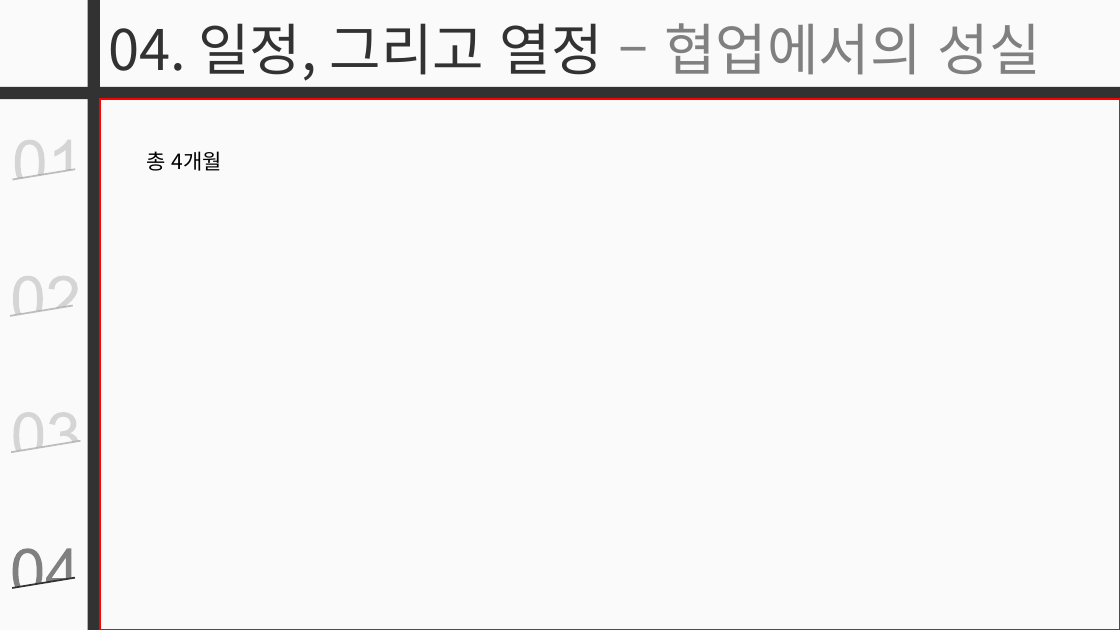
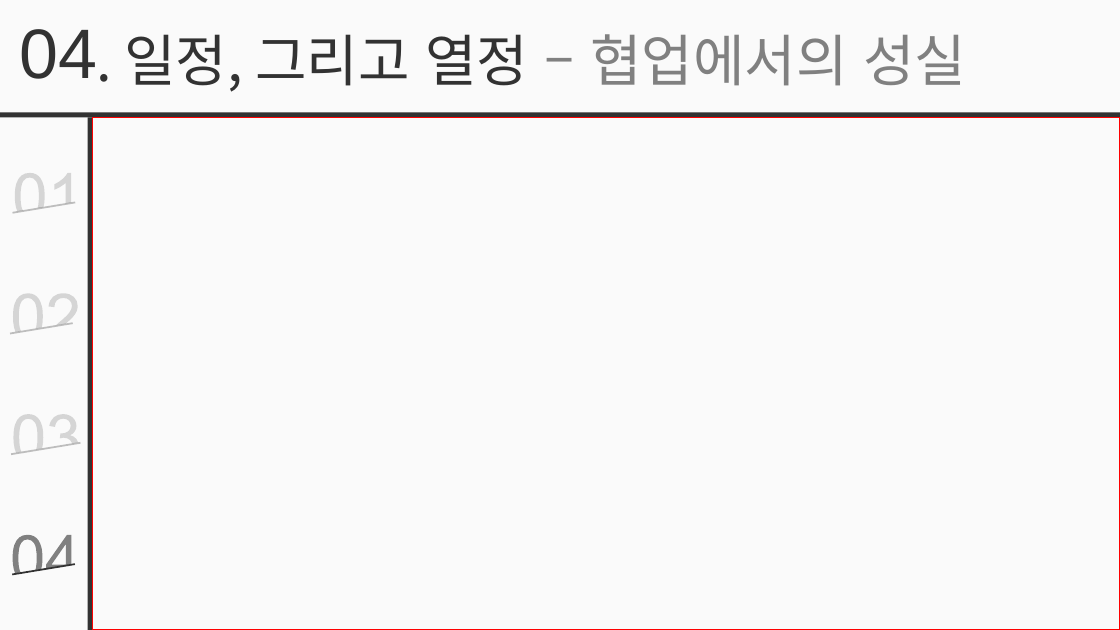
Before and after one commit to simplex3510/GeoStrike, a slide deck: slide 11 of 포트폴리오.pptx (slide 7 before the commit). Drawn at 1120x630 pixels with LibreOffice and Linux fonts; fonts in the diff are those of the drawing. Boxes give left, top, right and bottom in pixels: in the first picture for what was removed or moved away, otherwise in the second. Text is boxed around its words. In the diff, an @@ line names an element or a change of style, - is before the commit and + after.

```diff
--- a/포트폴리오.pptx
+++ b/포트폴리오.pptx
@@ text added at (19,29,97,79), 60 pt, text #323232 @@
+04
@@ text at (124,34,966,92): text changed @@
-04. 일정, 그리고 열정 – 협업에서의 성실
+. 일정, 그리고 열정 – 협업에서의 성실
@@ rectangle: place and size @@
-rectangle at (0,87,1120,99)
+rectangle at (0,112,1120,117)
@@ rectangle: place and size @@
-rectangle at (87,0,100,630)
+rectangle at (87,118,92,630)
@@ rectangle: place and size @@
-rectangle at (100,99,1120,630)
+rectangle at (92,118,1120,630)
@@ freeform shape: place and size @@
-freeform shape at (15,139,71,178)
+freeform shape at (15,173,71,212)
@@ text removed at (147,151,222,171) @@
-총 4개월
@@ line moved from (13, 180) - (76, 169) to (13, 213) - (76, 202) @@
@@ freeform shape: place and size @@
-freeform shape at (13,276,77,314)
+freeform shape at (13,293,77,332)
@@ line moved from (10, 316) - (73, 306) to (10, 334) - (73, 323) @@
@@ freeform shape at (13,414,78,453): outline redrawn @@
@@ freeform shape: place and size @@
-freeform shape at (13,549,71,587)
+freeform shape at (13,535,71,574)
@@ line moved from (13, 588) - (75, 578) to (13, 575) - (75, 565) @@
```
Also in this commit, not shown: 4 other slides changed, 5 slides added, 1 slide removed.
